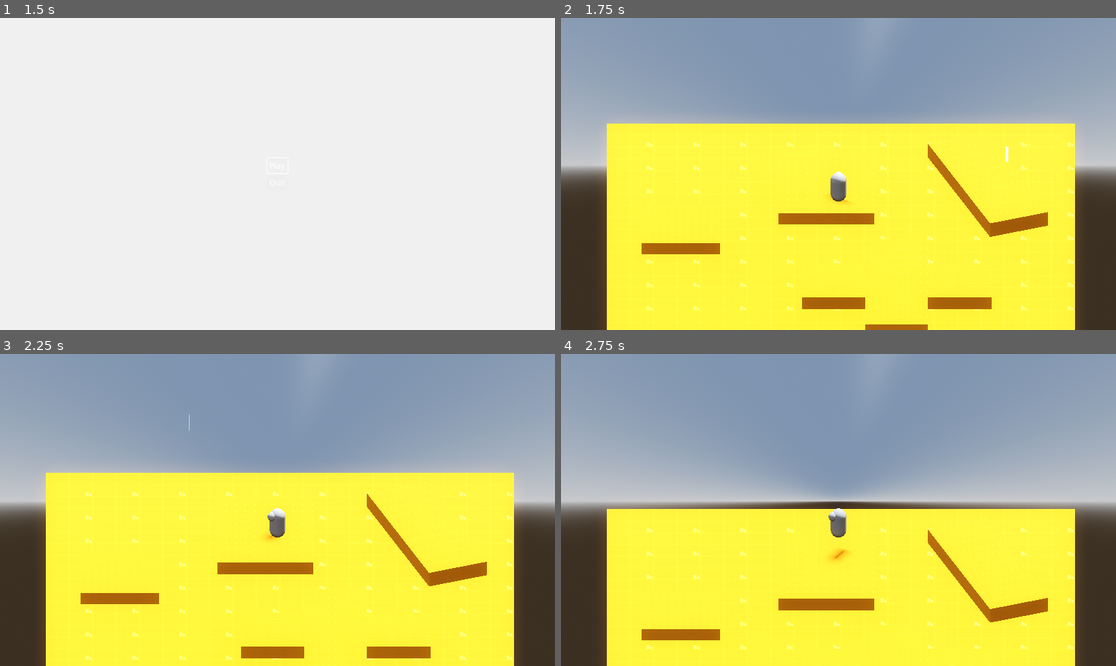
Above: before the commit, frames 1-4 (two rows, left to right).
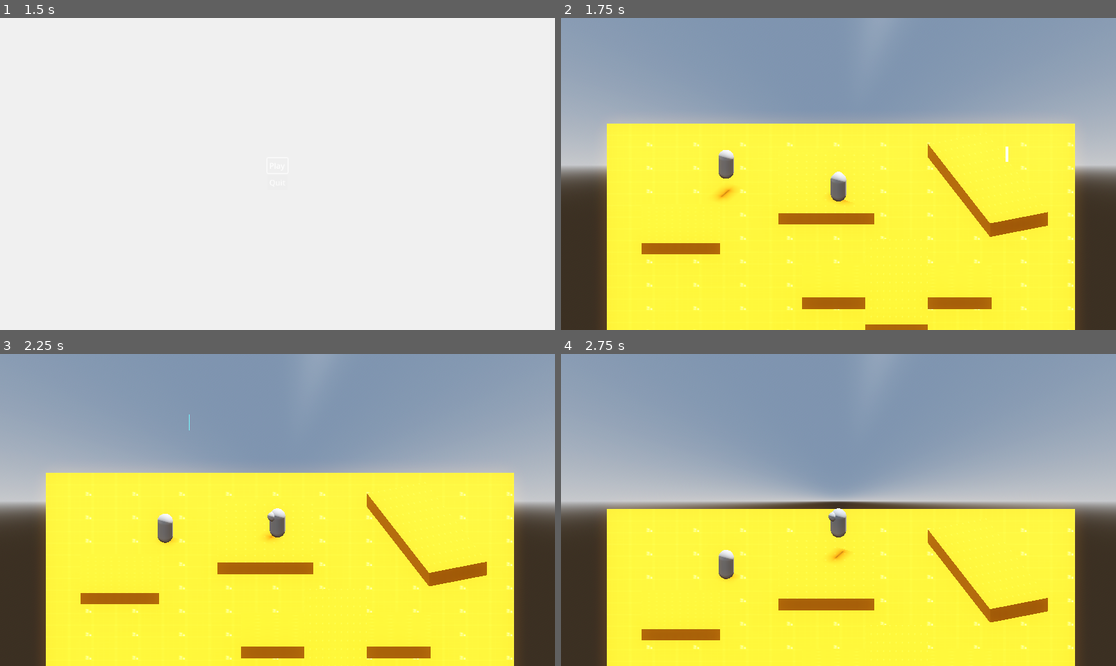
Above: after the commit, the same moments.

Repository: SleepyMush/3d_protoypeMain
Game: Godot game, scene res://UI/menu.tscn
Two runs of this game, one before a commit and one after it. Both use one fixed random seed, a clock stepped at 60 frames per second and the inputs below.
Inputs (mouse positions are in pixels of both pictures, inside the frame that each line leads up to):
- Up to frame 1 (1.5 s): click "Play" at 0.5 s; click "Play" at 1.25 s
- Up to frame 2 (1.75 s): no input
- Up to frame 3 (2.25 s): move the mouse to (249, 572) at 2.02 s; hold W (Forward) from 2.03 s (still down); hold Shift (sprint) from 2.03 s (still down)
- Up to frame 4 (2.75 s): keep holding W (Forward); keep holding Shift (sprint); tap Space (Jump) at 2.27 s

Frame 1 is identical in both runs. In frame 2, 0.3% of the frame differs, in the area x 27-32%, y 42-59%; in frame 3, 0.2%; in frame 4, 0.2%.

Commit message:
Add_Improvements
Adding previous tools from the 1.0 tools, health and enemies instancing

Diff:
--- /dev/null
+++ b/Enemies/Enemy.tscn
@@ -0,0 +1,39 @@
+[gd_scene load_steps=6 format=3 uid="uid://b1a5nlmeqamwn"]
+
+[ext_resource type="Script" path="res://Script/enemy.gd" id="1_3ldnb"]
+[ext_resource type="PackedScene" uid="uid://1csoeqqcr8wb" path="res://Miscellaneous/health.tscn" id="2_elklj"]
+
+[sub_resource type="CapsuleShape3D" id="CapsuleShape3D_35x73"]
+
+[sub_resource type="CapsuleMesh" id="CapsuleMesh_a6pmh"]
+
+[sub_resource type="SphereShape3D" id="SphereShape3D_vrk7m"]
+radius = 2.0
+
+[node name="Enemy_Enity" type="CharacterBody3D"]
+collision_layer = 2
+script = ExtResource("1_3ldnb")
+
+[node name="CollisionShape3D" type="CollisionShape3D" parent="."]
+transform = Transform3D(1, 0, 0, 0, 1, 0, 0, 0, 1, 0, 1, 0)
+shape = SubResource("CapsuleShape3D_35x73")
+
+[node name="MeshInstance3D" type="MeshInstance3D" parent="CollisionShape3D"]
+mesh = SubResource("CapsuleMesh_a6pmh")
+skeleton = NodePath("../..")
+
+[node name="Area3D" type="Area3D" parent="."]
+collision_layer = 2
+
+[node name="CollisionShape3D" type="CollisionShape3D" parent="Area3D"]
+transform = Transform3D(1, 0, 0, 0, 1, 0, 0, 0, 1, 0, 1, 0)
+shape = SubResource("SphereShape3D_vrk7m")
+
+[node name="Health" parent="." instance=ExtResource("2_elklj")]
+
+[node name="Node" type="Node" parent="."]
+
+[node name="Timer" type="Timer" parent="Node"]
+
+[connection signal="body_entered" from="Area3D" to="." method="_Area_Entered"]
+[connection signal="body_exited" from="Area3D" to="." method="_Area_Exited"]
--- /dev/null
+++ b/Miscellaneous/health.tscn
@@ -0,0 +1,6 @@
+[gd_scene load_steps=2 format=3 uid="uid://1csoeqqcr8wb"]
+
+[ext_resource type="Script" path="res://Script/Health_Script.gd" id="1_tvcbk"]
+
+[node name="Health" type="Node"]
+script = ExtResource("1_tvcbk")
--- a/Player/Player_Scene.tscn
+++ b/Player/Player_Scene.tscn
@@ -1,6 +1,7 @@
-[gd_scene load_steps=7 format=3 uid="uid://bx833358x6u0o"]
+[gd_scene load_steps=8 format=3 uid="uid://bx833358x6u0o"]
 
 [ext_resource type="Script" path="res://Script/player_Script.gd" id="1_0q4bc"]
+[ext_resource type="PackedScene" uid="uid://1csoeqqcr8wb" path="res://Miscellaneous/health.tscn" id="2_xx1dj"]
 
 [sub_resource type="CapsuleShape3D" id="CapsuleShape3D_7kgeh"]
 
@@ -36,3 +37,5 @@
 material_override = SubResource("StandardMaterial3D_pidw4")
 cast_shadow = 0
 mesh = SubResource("PlaneMesh_xawn6")
+
+[node name="Health" parent="." instance=ExtResource("2_xx1dj")]
--- a/Scenes/Levels/level_1.tscn
+++ b/Scenes/Levels/level_1.tscn
@@ -1,6 +1,8 @@
-[gd_scene load_steps=8 format=3 uid="uid://bu603xifcvdxt"]
+[gd_scene load_steps=10 format=3 uid="uid://bu603xifcvdxt"]
 
 [ext_resource type="Texture2D" uid="uid://bdtp2ncf0evl3" path="res://addons/kenney_prototype_textures/orange/texture_01.png" id="1_te4wu"]
+[ext_resource type="Script" path="res://Script/Spawn_point.gd" id="2_cflxp"]
+[ext_resource type="PackedScene" uid="uid://b1a5nlmeqamwn" path="res://Enemies/Enemy.tscn" id="3_oewjw"]
 
 [sub_resource type="GDScript" id="GDScript_ydx1u"]
 script/source = "extends Level
@@ -47,7 +49,7 @@
 [node name="CSGCombiner3D" type="CSGCombiner3D" parent="."]
 material_override = SubResource("StandardMaterial3D_c02rx")
 use_collision = true
-collision_layer = 2
+collision_layer = 3
 
 [node name="CSGBox3D" type="CSGBox3D" parent="CSGCombiner3D"]
 transform = Transform3D(1, 0, 0, 0, 1, 0, 0, 0, 1, 0.148591, -0.0176454, 3.64454)
@@ -80,4 +82,10 @@
 transform = Transform3D(1, 0, 0, 0, 1, 0, 0, 0, 1, -3.8642, 1.06006, -0.485596)
 shape = SubResource("BoxShape3D_bw6yh")
 
+[node name="SpawnPoint" type="Marker3D" parent="."]
+transform = Transform3D(1, 0, 0, 0, 1, 0, 0, 0, 1, -7.20434, 1.67239, -2.55647)
+script = ExtResource("2_cflxp")
+spawned_scene = ExtResource("3_oewjw")
+spawned_scene_path = "res://Enemies/Enemy.tscn"
+
 [connection signal="body_entered" from="Area3D" to="." method="_on_area_3d_body_entered"]
--- a/Scenes/Levels/level_2.tscn
+++ b/Scenes/Levels/level_2.tscn
@@ -62,5 +62,5 @@
 size = Vector3(10.9514, 1, 4)
 
 [node name="CSGBox3D6" type="CSGBox3D" parent="CSGCombiner3D"]
-transform = Transform3D(-0.999877, 6.01825e-14, -0.0156896, 1.31037e-20, 1, 3.81454e-12, 0.0156896, 3.81406e-12, -0.999877, 8.74191, 1.02618, -8.88221)
-size = Vector3(10.9514, 1, 4)
+transform = Transform3D(-0.999877, 6.01825e-14, -0.0156896, 1.31037e-20, 1, 3.81454e-12, 0.0156896, 3.81406e-12, -0.999877, 8.71899, 1.02618, -1.49835)
+size = Vector3(8.32629, 1, 4)
--- /dev/null
+++ b/Script/Health_Script.gd
@@ -0,0 +1,29 @@
+class_name Health_Node
+extends Node
+
+@export var max_health : float
+var health : float
+
+signal health_changed(health : float)
+signal damage_taken(value : float)
+signal healed(value : float)
+signal died()
+
+func _ready() -> void:
+	health = max_health
+
+func take_damage(value : float):
+	health = clamp(health - value, 0 , max_health)
+	emit_signal("damage_taken", value)
+	emit_signal("health_changed", health)
+	if health > 0:
+		print("taken ", value,  " damage ", health, " remaining.")
+	elif health <=0:
+		emit_signal("died")
+		print("die")
+
+func heal(value : float):
+	health = clamp(health + value, 0 , max_health)
+	emit_signal("healed", value)
+	emit_signal("health_changed", health)
+	print("heal")
--- /dev/null
+++ b/Script/enemy.gd
@@ -0,0 +1,53 @@
+class_name EnemyBase
+extends CharacterBody3D
+
+var current_speed : float = 0.100
+var chase_speed   : float = 1.0
+var distance_chased_from : float = 0.100
+
+var player : Player
+
+@onready var timer: Timer = $Node/Timer
+
+enum ENEMY_STATE {IDLE, ENRAGE, SEEK, DEAD}
+var current_state : int = 0
+
+func _ready() -> void:
+	current_state = ENEMY_STATE.IDLE
+
+func _physics_process(delta: float) -> void:
+	# Add the gravity.
+	if not is_on_floor():
+		velocity += get_gravity() * delta
+
+	match current_state:
+		ENEMY_STATE.IDLE :
+			pass
+		ENEMY_STATE.ENRAGE :
+			target_look()
+		ENEMY_STATE.SEEK :
+			global_position = lerp(global_position, player.global_position, current_speed * delta)
+			if player.global_position.distance_to(global_position) >= distance_chased_from:
+				current_speed = chase_speed
+				if timer.is_stopped():
+					timer.start()
+			target_look()
+		ENEMY_STATE.DEAD :
+			pass
+
+	move_and_slide()
+
+func target_look() -> void:
+		var target_angle = Vector2(player.global_position.z, player.global_position.x).angle_to_point(Vector2(global_position.z, global_position.x))
+		rotation.y = target_angle
+
+func _Area_Entered(body: Node3D) -> void:
+	if body is Player:
+		player = body
+		current_state = ENEMY_STATE.ENRAGE
+
+
+func _Area_Exited(body: Node3D) -> void:
+	if body is Player:
+		player = body
+		current_state = ENEMY_STATE.SEEK
--- a/Script/fade.gd
+++ b/Script/fade.gd
@@ -1,7 +1,6 @@
 class_name FadeTransition
 extends Control
 @onready var color_rect: ColorRect = $ColorRect
-
 
 func fade_tween():
 	var fade_in = get_tree().create_tween()
--- a/Script/menu.gd
+++ b/Script/menu.gd
@@ -9,5 +9,5 @@
 func _on_exit_pressed() -> void:
 	get_tree().quit()
 
-func _on_animation_player_animation_finished(anim_name: StringName) -> void:
+func _on_animation_player_animation_finished(_anim_name: StringName) -> void:
 	get_tree().change_scene_to_packed(LEVEL_MANAGER)
--- a/project.godot
+++ b/project.godot
@@ -19,6 +19,7 @@
 
 folder_colors={
 "res://Camera/": "red",
+"res://Enemies/": "yellow",
 "res://Miscellaneous/": "orange",
 "res://Player/": "teal",
 "res://Scenes/": "green",
